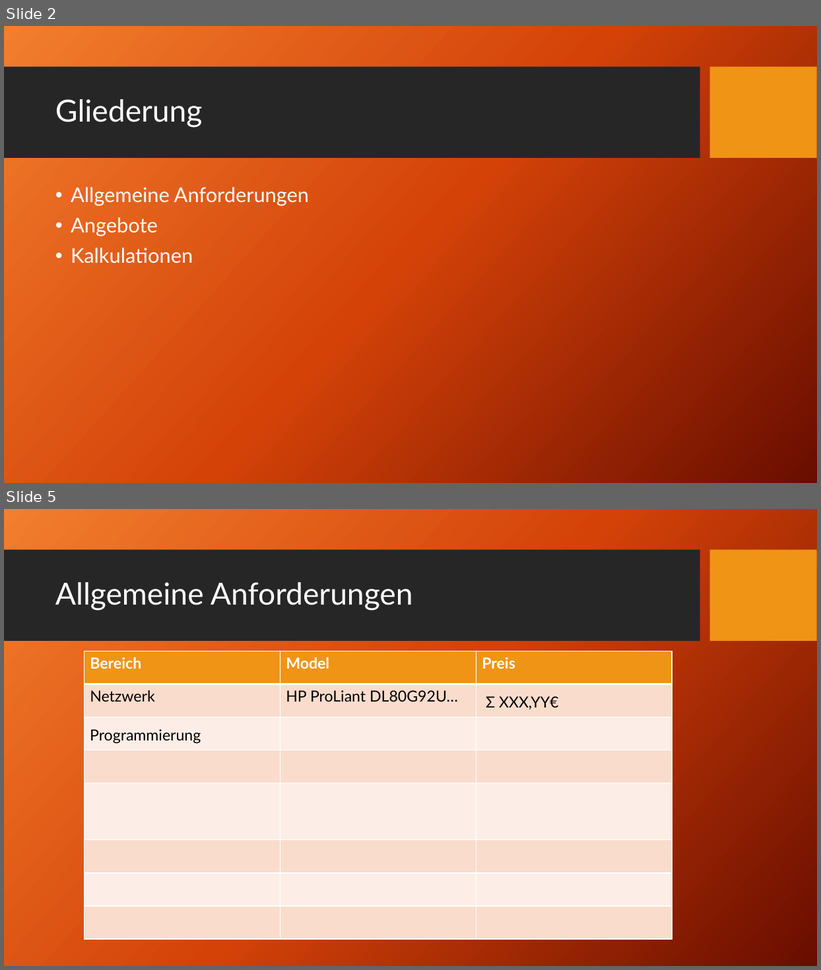
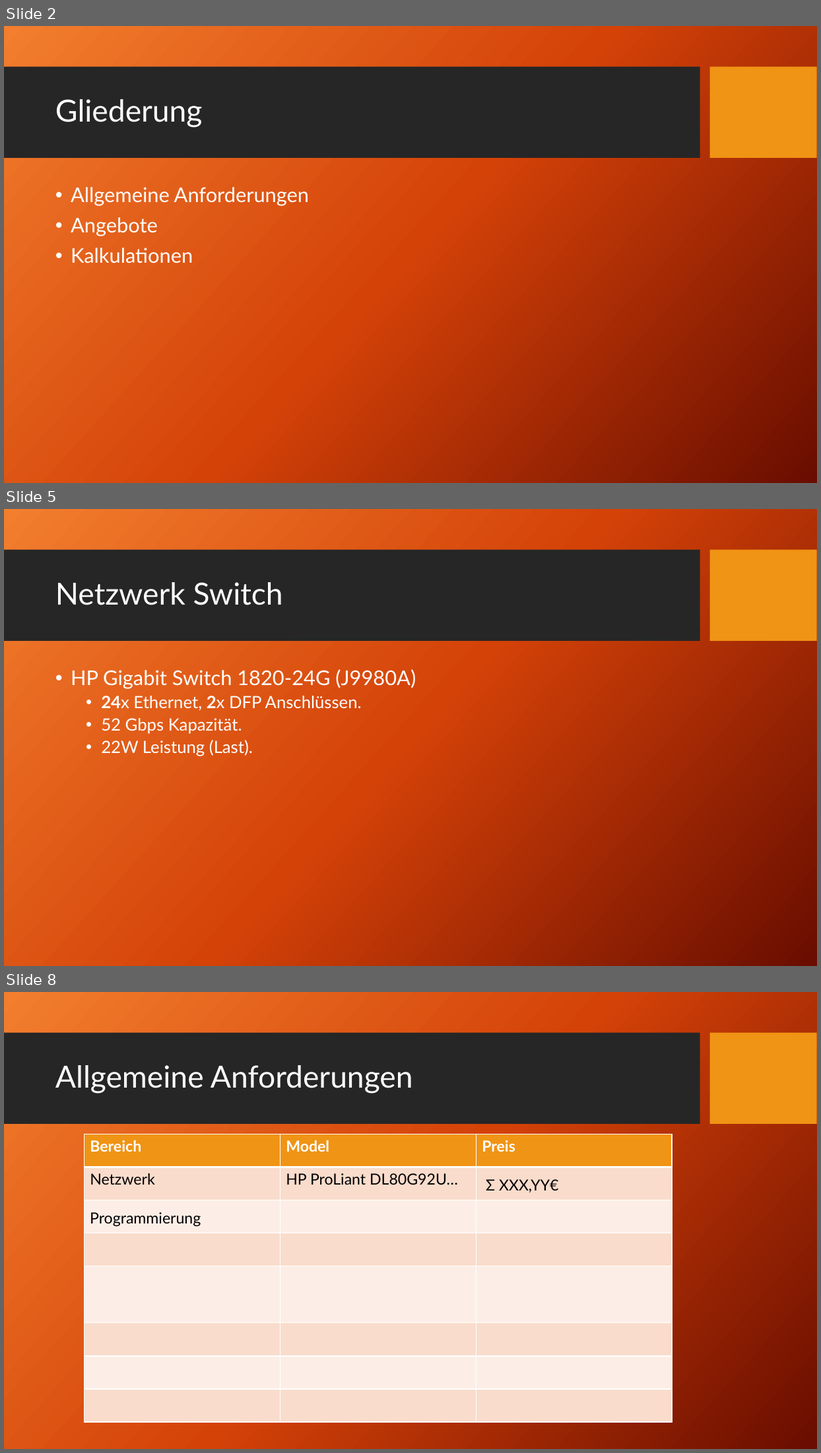
Before and after one commit to HaJaReDeluxe/mintBerryCrunchGames, a slide deck: Angebot für mintBerryCrunchGames GmbH.pptx. Shown one above the other, each under a label of ours: slides 2 and 5 before the commit, slides 2, 5 and 8 after it; the slides between them are not shown. The pictures are 821x970 and 821x1453 pixels, drawn with LibreOffice and Linux fonts; fonts in the diff are those of the drawing; background and template pictures are left out. Boxes give left, top, right and bottom in pixels: in the first picture for what was removed or moved away, otherwise in the second. Text is boxed around its words. In the diff, an @@ line names an element or a change of style, - is before the commit and + after.

```diff
--- a/Angebot für mintBerryCrunchGames GmbH.pptx
+++ b/Angebot für mintBerryCrunchGames GmbH.pptx
@@ slide 5 added at (x1=4, y1=509, x2=817, y2=966), background picture (left out); not listed: 2 template elements that a slide beside it also shows @@
@@ title added at (x1=55, y1=582, x2=283, y2=605), 36 pt, text #FFFFFF @@
+Netzwerk Switch
@@ text added at (x1=71, y1=669, x2=416, y2=757), 20 pt, text #FFFFFF @@
+• HP Gigabit Switch 1820-24G (J9980A)
+  • 24x Ethernet, 2x DFP Anschlüssen.
+  • 52 Gbps Kapazität.
+  • 22W Leistung (Last).
@@ what was slide 5 is now slide 8 @@
```
Also in this commit, not shown: 2 slides changed, 10 other slides added, 2 slides removed, 2 other files.
